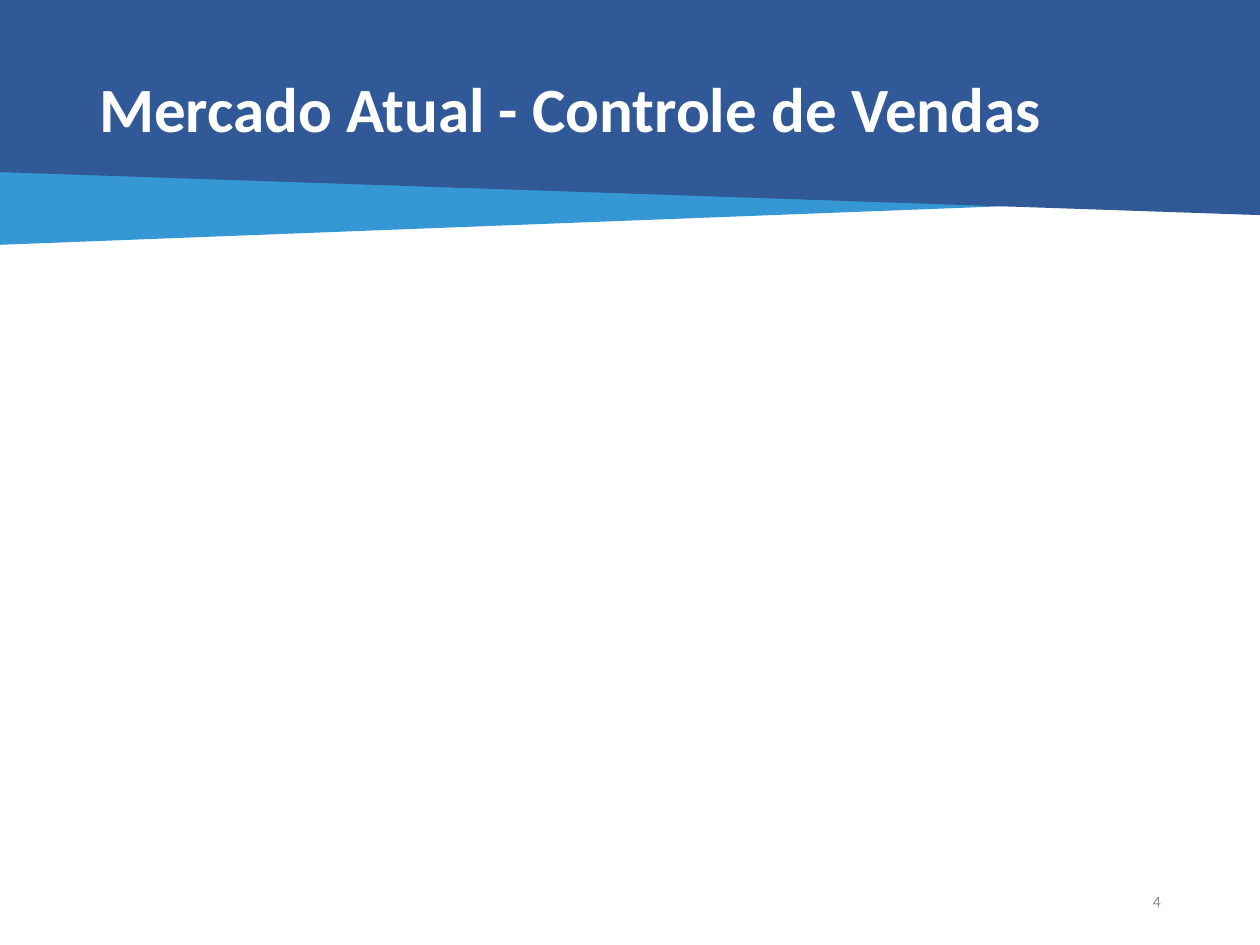
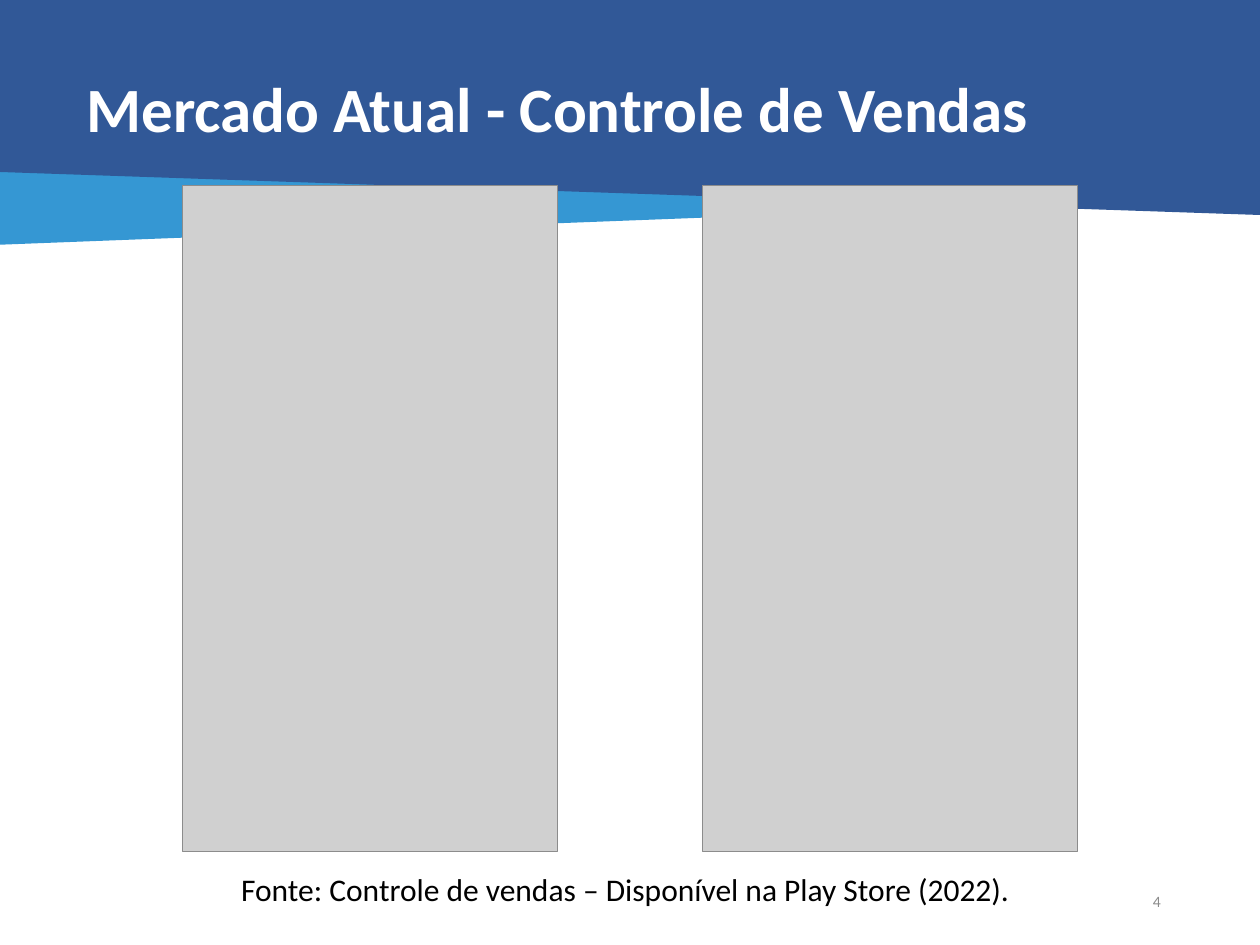
Before and after one commit to JohnAndante/tcc-project, a slide deck: slide 6 of Apresentação/TCC - Gerenciador de Vendas - Final.pptx. Drawn at 1260x945 pixels with LibreOffice and Linux fonts; fonts in the diff are those of the drawing; grey boxes stand for pictures. Boxes give left, top, right and bottom in pixels: in the first picture for what was removed or moved away, otherwise in the second. Text is boxed around its words. In the diff, an @@ line names an element or a change of style, - is before the commit and + after.

```diff
--- a/Apresentação/TCC - Gerenciador de Vendas - Final.pptx
+++ b/Apresentação/TCC - Gerenciador de Vendas - Final.pptx
@@ title "Mercado Atual - Controle de ...": place and size @@
-title "Mercado Atual - Controle de ..." at bbox=[99, 87, 1040, 133]
+title "Mercado Atual - Controle de ..." at bbox=[87, 87, 1027, 133]
@@ picture added at bbox=[183, 185, 557, 852] @@
@@ picture added at bbox=[703, 185, 1077, 852] @@
@@ text added at bbox=[241, 878, 1009, 906], 18 pt, text #000000 @@
+Fonte: Controle de vendas – Disponível na Play Store (2022).
@@ text "4" at bbox=[1153, 897, 1161, 907]: text colour #8C8C8C to #8B8B8B @@
```
Also in this commit, not shown: 10 other slides changed, 1 slide added, 8 slides removed, 34 other files.
